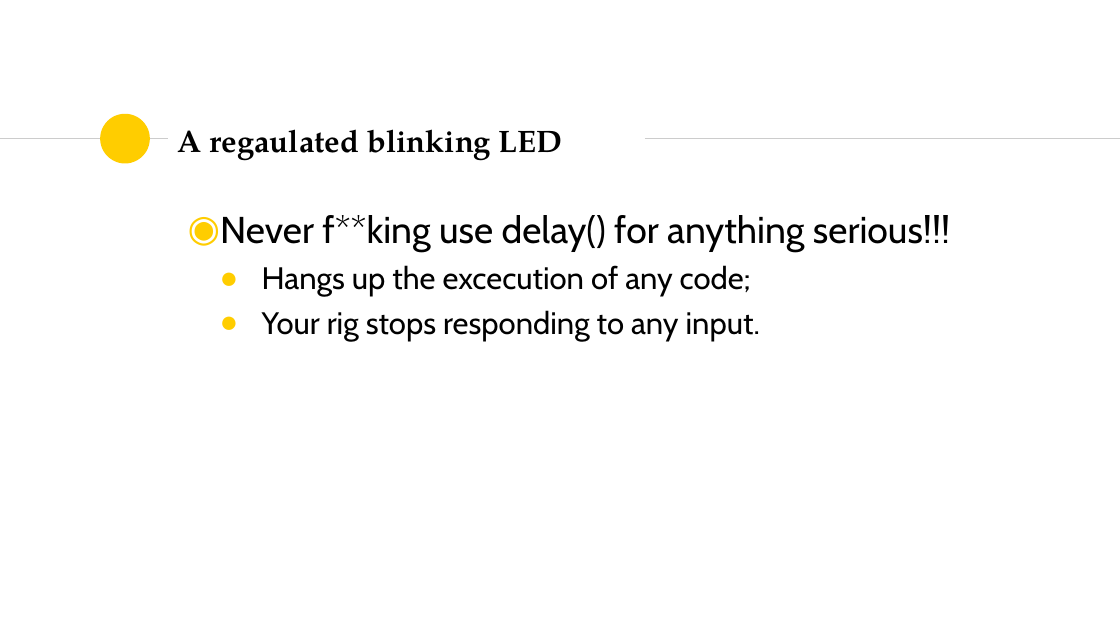
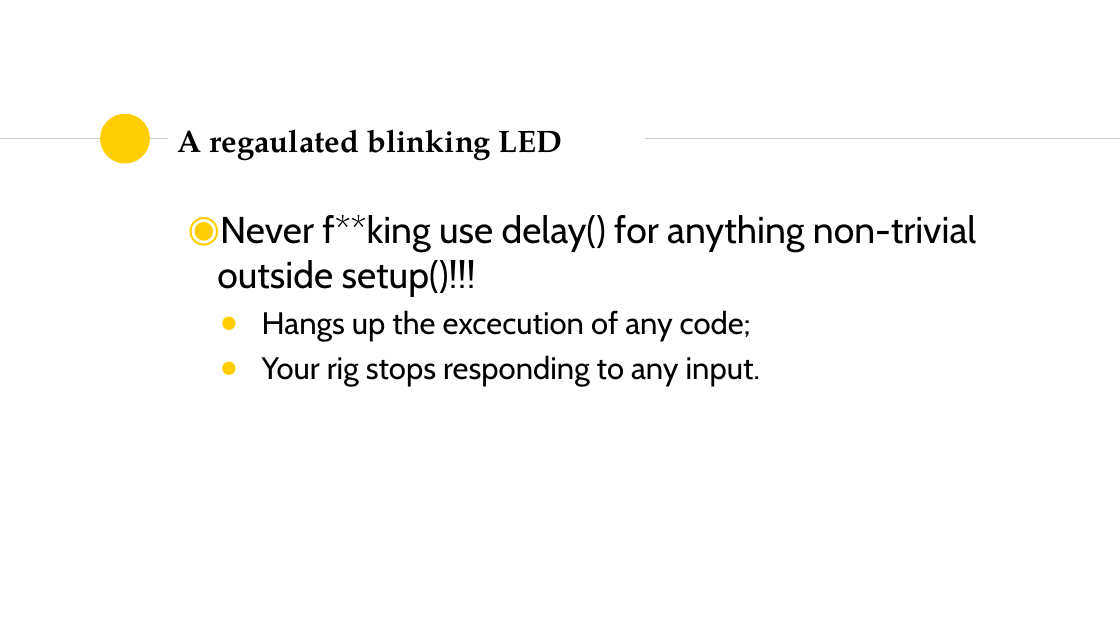
Before and after one commit to SSTIA/arduino-seminar, a slide deck: slide 16 of slides/ArduinoSeminar1.pptx (slide 15 before the commit). Drawn at 1120x630 pixels with LibreOffice and Linux fonts; fonts in the diff are those of the drawing. Boxes give left, top, right and bottom in pixels: in the first picture for what was removed or moved away, otherwise in the second. Text is boxed around its words. In the diff, an @@ line names an element or a change of style, - is before the commit and + after.

```diff
--- a/slides/ArduinoSeminar1.pptx
+++ b/slides/ArduinoSeminar1.pptx
@@ text at <box>217,215,976,297</box>: text changed @@
-◉ Never f**king use delay() for anything serious!!!
+◉ Never f**king use delay() for anything non-trivial outside setup()!!!
```
Also in this commit, not shown: 6 slides added, 1 other file.
